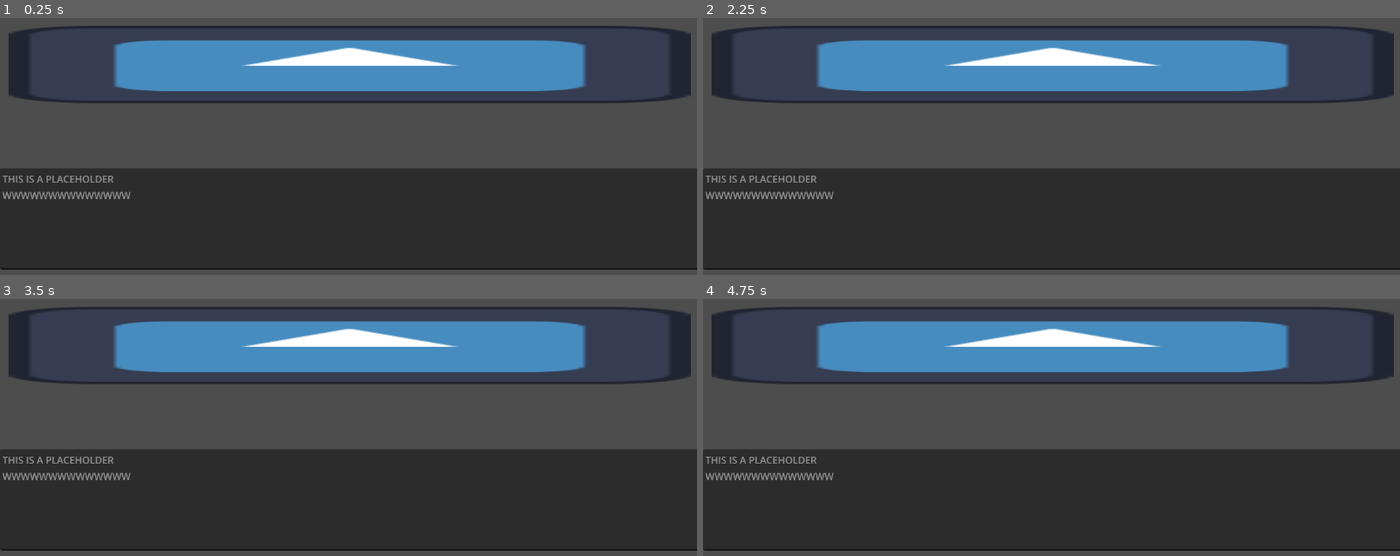
Above: before the commit, frames 1-4 (two rows, left to right).
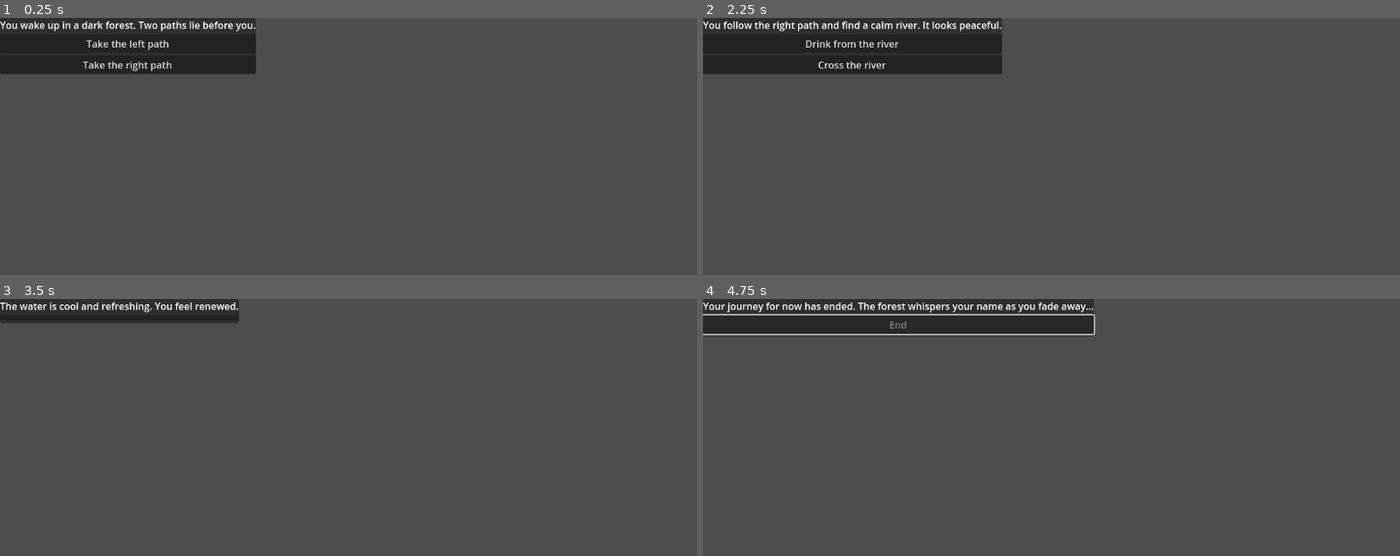
Above: after the commit, the same moments.

Repository: SamiAchnine/clash-cheese-project-adventure
Game: Godot game, scene res://TEST.tscn
Same seed, same stepped clock (60 frames per second), same inputs: the game is played once before the commit and once after it. The engine's default icon, where the game draws it, is replaced by a stand-in: a white triangle on a blue panel in a dark square.
Inputs (mouse positions are in pixels of both pictures, inside the frame that each line leads up to):
- Up to frame 1 (0.25 s): no input
- Up to frame 2 (2.25 s): click (828, 43) at 0.5 s, where only the run after the commit has a clickable "Take the left path"; click (863, 64) at 1.25 s, where only the run after the commit has a clickable "Go back"; click (828, 64) at 2 s, where only the run after the commit has a clickable "Take the right path"
- Up to frame 3 (3.5 s): click (146, 324) at 2.75 s, where only the run after the commit has a clickable "Drink from the river"
- Up to frame 4 (4.75 s): click (821, 316) at 3.52 s; tap Enter at 4.25 s

The runs differ from the first frame. In frame 1, 60% of the frame differs, in the area x 0-100%, y 0-98%; in frame 2, 60%; in frame 3, 58%; in frame 4, 61%.

Commit message:
added initial text boxes thanks to GPT

Diff:
--- a/TEST.tscn
+++ b/TEST.tscn
@@ -1,20 +1,24 @@
 [gd_scene load_steps=2 format=3 uid="uid://btdjgnw5sylk2"]
 
-[ext_resource type="Texture2D" uid="uid://d2a4nkvnidipm" path="res://icon.svg" id="1_7vw07"]
+[ext_resource type="Script" uid="uid://d4jo2b6s5qrts" path="res://text_box.gd" id="1_7vw07"]
 
 [node name="Node2D" type="Node2D"]
 
-[node name="Icon" type="Sprite2D" parent="."]
-position = Vector2(578, 77)
-scale = Vector2(8.8125, 1)
-texture = ExtResource("1_7vw07")
+[node name="CanvasLayer" type="CanvasLayer" parent="."]
+script = ExtResource("1_7vw07")
 
-[node name="CanvasGroup" type="CanvasGroup" parent="."]
+[node name="TextBox" type="PanelContainer" parent="CanvasLayer"]
+offset_right = 40.0
+offset_bottom = 40.0
 
-[node name="TextEdit" type="TextEdit" parent="CanvasGroup"]
-offset_top = 249.0
-offset_right = 1265.0
-offset_bottom = 417.0
-placeholder_text = "THIS IS A PLACEHOLDER
-WWWWWWWWWWWWWW"
-editable = false
+[node name="VBoxContainer" type="VBoxContainer" parent="CanvasLayer/TextBox"]
+layout_mode = 2
+
+[node name="TextLabel" type="Label" parent="CanvasLayer/TextBox/VBoxContainer"]
+layout_mode = 2
+
+[node name="NextButton" type="Button" parent="CanvasLayer/TextBox/VBoxContainer"]
+layout_mode = 2
+
+[node name="ChoicesContainer" type="VBoxContainer" parent="CanvasLayer/TextBox/VBoxContainer"]
+layout_mode = 2
--- /dev/null
+++ b/text_box.gd
@@ -0,0 +1,90 @@
+# Entire script written by GPT. Some modifications were made by me (sami).
+extends CanvasLayer
+
+@onready var text_label = $TextBox/VBoxContainer/TextLabel
+@onready var next_button = $TextBox/VBoxContainer/NextButton
+@onready var choices_container = $TextBox/VBoxContainer/ChoicesContainer
+
+# STORY DATA
+# Each "node" of the story has an id, text, and optional choices that lead to another id.
+var story = {
+	"start": {
+		"text": "You wake up in a dark forest. Two paths lie before you.",
+		"choices": [
+			{"text": "Take the left path", "next": "left_path"},
+			{"text": "Take the right path", "next": "right_path"}
+			]
+		},
+	"left_path": {
+		"text": "The left path leads you to an ancient ruin. A door stands before you.",
+		"choices": [
+			{"text": "Enter the ruin", "next": "inside_ruin"},
+			{"text": "Go back", "next": "start"}
+			]
+		},
+		"right_path": {
+			"text": "You follow the right path and find a calm river. It looks peaceful.",
+			"choices": [
+				{"text": "Drink from the river", "next": "river_drink"},
+				{"text": "Cross the river", "next": "cross_river"}
+				]
+			},
+		"inside_ruin": {
+		"text": "Inside, you find a glowing artifact. As you reach out, light fills your vision.",
+		"next": "end"
+		},
+		"river_drink": {
+		"text": "The water is cool and refreshing. You feel renewed.",
+		"next": "end"
+		},
+		"cross_river": {
+			"text": "You cross safely and see a village in the distance. Maybe you’ll find help there.",
+			"next": "end"
+			},
+		"end": {
+		"text": "Your journey for now has ended. The forest whispers your name as you fade away..."
+		}
+}
+
+# current story node id
+var current_node_id = "start"
+
+func _ready():
+	next_button.pressed.connect(_on_next_pressed)
+	display_node(current_node_id)
+
+# Displays a story node
+func display_node(node_id: String):
+	current_node_id = node_id
+	var node_data = story[node_id]
+	text_label.text = node_data["text"]
+
+# Clear old buttons
+	for child in choices_container.get_children():
+		child.queue_free()
+# Handle branching
+	if "choices" in node_data:
+		next_button.visible = false
+		for choice in node_data["choices"]:
+			var btn = Button.new()
+			btn.text = choice["text"]
+			btn.pressed.connect(func(): on_choice_selected(choice["next"]))
+			choices_container.add_child(btn)
+	else:
+			# No choices = just press "Next" to continue or end
+			next_button.visible = true
+			if "next" in node_data:
+				next_button.disabled = false
+			else:
+				next_button.disabled = true  # End of story
+				next_button.text = "End"
+
+func _on_next_pressed():
+	var node_data = story[current_node_id]
+	if "next" in node_data:
+		display_node(node_data["next"])
+	else:
+		text_label.text = "The End."
+
+func on_choice_selected(next_node: String):
+	display_node(next_node)
Not shown, added: text_box.gd.uid
